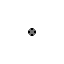
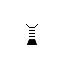
Layered file, before and after one edit (64×64). Changes by layer:
hid "RCS (6px)", painted on it over [28, 28, 36, 36]
added layer "Main Thruster (12px)" above "16px Hardpoint" over [26, 24, 38, 45]
